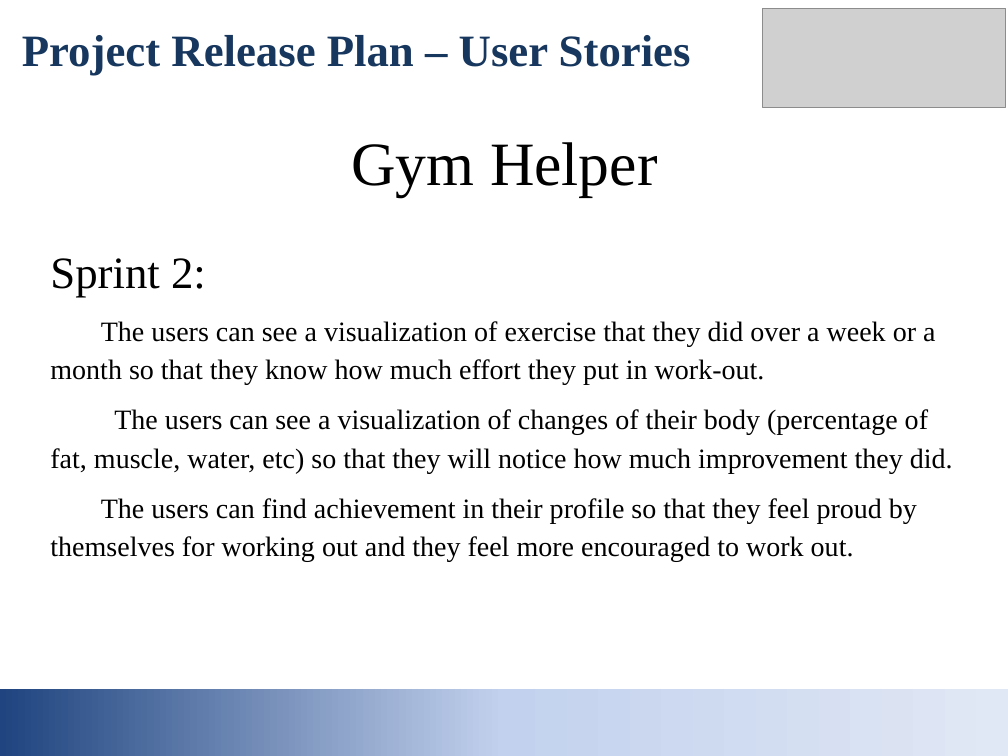
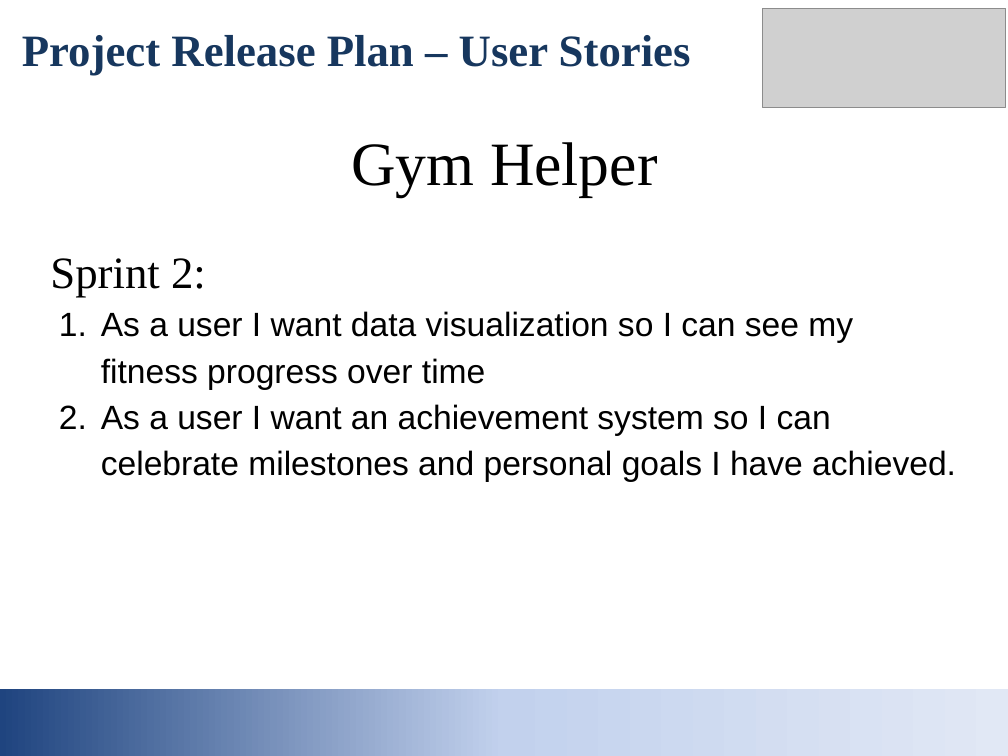
Before and after one commit to brraflor/gym-helper-115, a slide deck: slide 4 of Gymhelper presentation.pptx. Drawn at 1008x756 pixels with LibreOffice and Linux fonts; fonts in the diff are those of the drawing; grey boxes stand for pictures. Boxes give left, top, right and bottom in pixels: in the first picture for what was removed or moved away, otherwise in the second. Text is boxed around its words. In the diff, an @@ line names an element or a change of style, - is before the commit and + after.

```diff
--- a/Gymhelper presentation.pptx
+++ b/Gymhelper presentation.pptx
@@ text at [101,311,956,482]: text changed; size 20 to 24 pt; font Times New Roman to Arial @@
-The users can see a visualization of exercise that they did over a week or a month so that they know how much effort they put in work-out.
-The users can see a visualization of changes of their body (percentage of fat, muscle, water, etc) so that they will notice how much improvement they did.
-The users can find achievement in their profile so that they feel proud by themselves for working out and they feel more encouraged to work out.
+1. As a user I want data visualization so I can see my fitness progress over time
+2. As a user I want an achievement system so I can celebrate milestones and personal goals I have achieved.
```
Also in this commit, not shown: 3 other slides changed, 1 other file.
